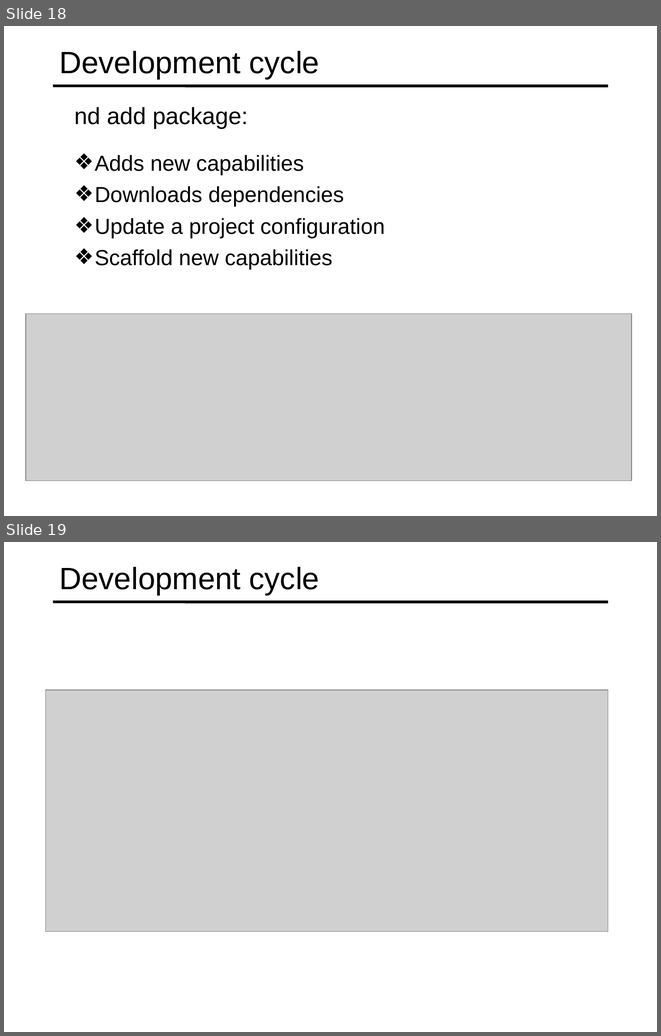
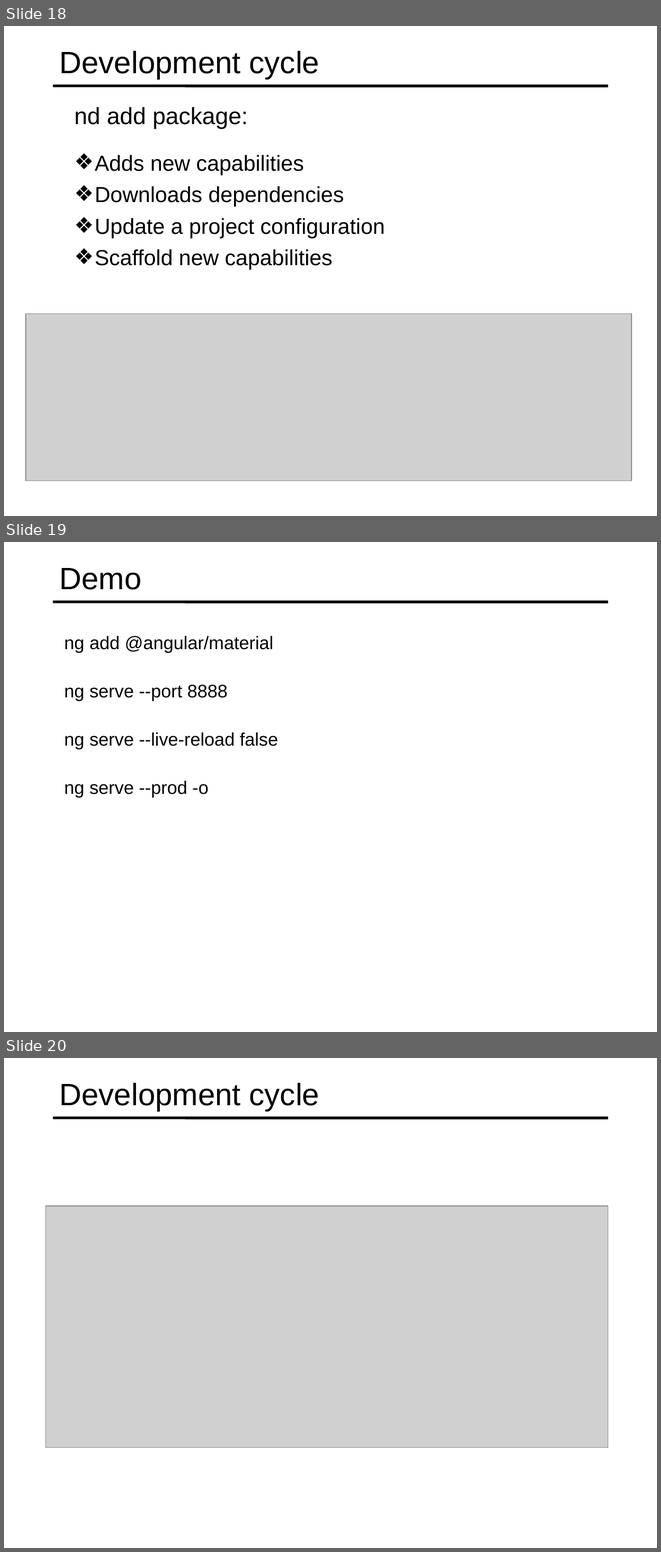
Before and after one commit to specter01wj/Jago_Link_Training, a slide deck: Angular/Angular7/Angular CLI/6.Building and Serving/L6_Building and Serving.ppt. Shown one above the other, each under a label of ours: slides 18 and 19 before the commit, slides 18, 19 and 20 after it. The pictures are 661x1036 and 661x1552 pixels, drawn with LibreOffice and Linux fonts; fonts in the diff are those of the drawing; grey boxes stand for pictures. Boxes give left, top, right and bottom in pixels: in the first picture for what was removed or moved away, otherwise in the second. Text is boxed around its words. In the diff, an @@ line names an element or a change of style, - is before the commit and + after.

```diff
--- a/Angular/Angular7/Angular CLI/6.Building and Serving/L6_Building and Serving.ppt
+++ b/Angular/Angular7/Angular CLI/6.Building and Serving/L6_Building and Serving.ppt
@@ slide 19 added at <box>4,542,657,1032</box>, background #FFFFFF; not listed: 1 template element that a slide beside it also shows @@
@@ title added at <box>60,568,142,590</box>, 34 pt, text #000000 @@
+Demo
@@ text added at <box>64,636,273,652</box>, 20 pt, text #000000 @@
+  ng add @angular/material
@@ text added at <box>64,685,228,700</box>, 20 pt, text #000000 @@
+  ng serve --port 8888
@@ text added at <box>64,732,278,749</box>, 20 pt, text #000000 @@
+  ng serve --live-reload false
@@ text added at <box>64,780,208,797</box>, 20 pt, text #000000 @@
+  ng serve --prod -o
@@ what was slide 19 is now slide 20 @@
```
Also in this commit, not shown: 1 other slide added, 1 slide removed.
